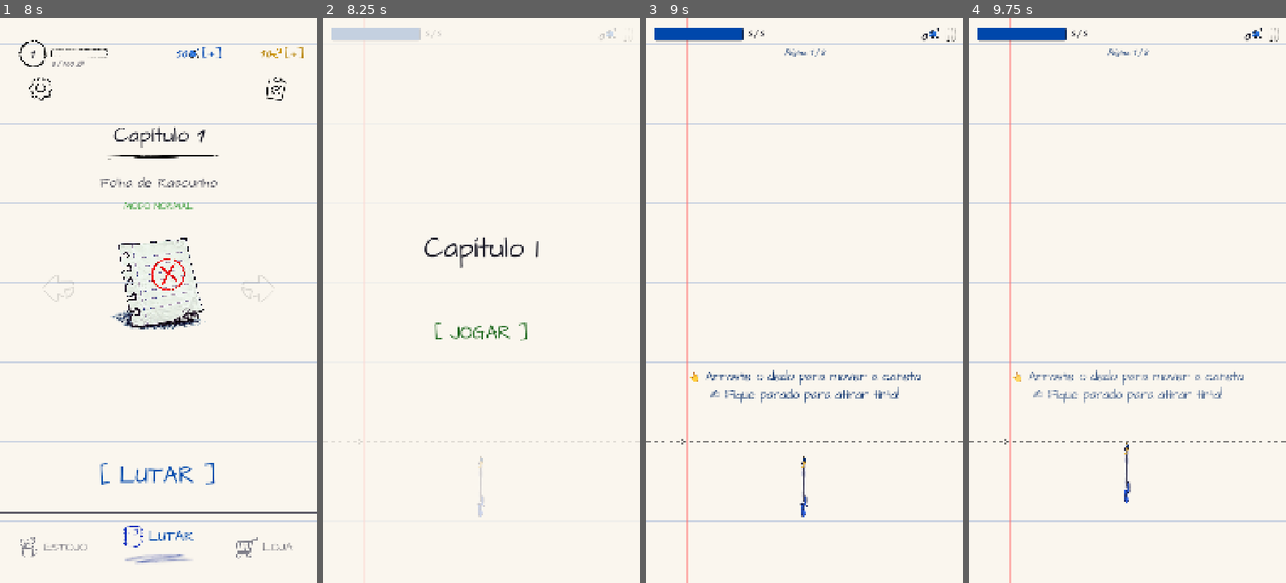
Above: before the commit, frames 1-4 (left to right).
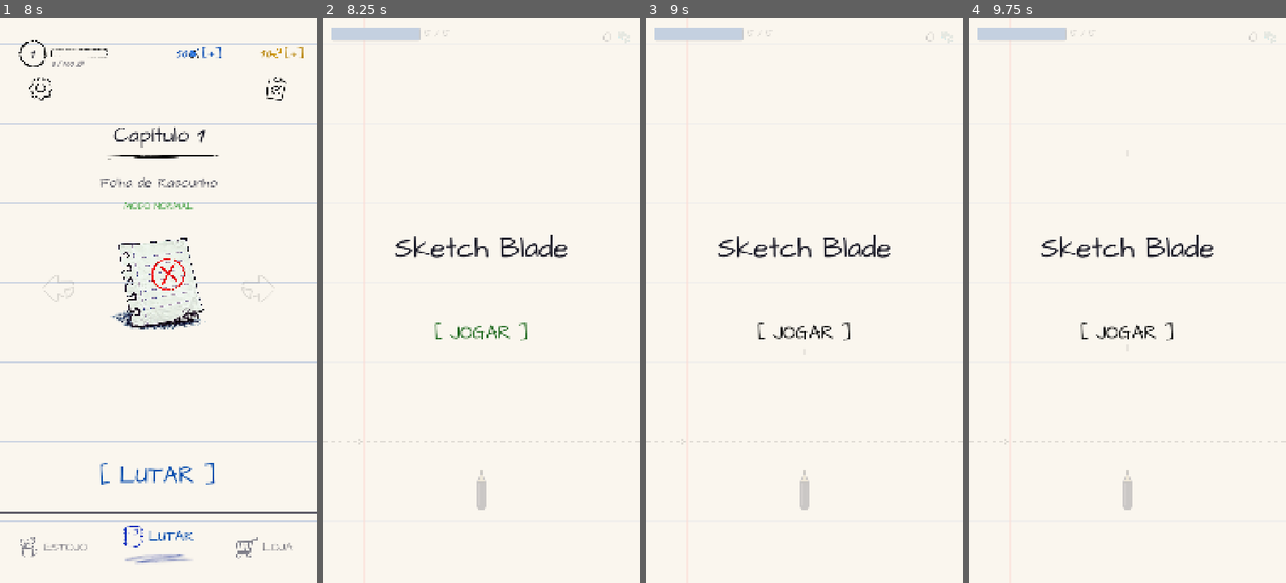
Above: after the commit, the same moments.

Repository: richardgms/sketch-blade
Game: Godot game, scene res://hub.tscn
Same seed, same stepped clock (60 frames per second), same inputs: the game is played once before the commit and once after it.
Inputs (mouse positions are in pixels of both pictures, inside the frame that each line leads up to):
- Up to frame 1 (8 s): click "[ LUTAR ]" at 0.5 s; click "[+]" at 1.25 s; click "[+]" at 2 s; click (53, 549) at 2.75 s; click (158, 549) at 3.5 s; click (263, 549) at 4.25 s; click (275, 85) at 5 s; click "[ COLETAR ]" at 5.75 s; click "[+]" at 6.5 s; click "[+]" at 7.25 s
- Up to frame 2 (8.25 s): click "[ LUTAR ]" at 8 s
- Up to frame 3 (9 s): click "[ JOGAR ]" at 8.75 s
- Up to frame 4 (9.75 s): click (1127, 334) at 9.5 s, where only the run after the commit has a clickable "[ JOGAR ]"

Frame 1 is identical in both runs. In frame 2, 1.2% of the frame differs, in the area x 22-98%, y 1-89%; in frame 3, 5.6%, in the area x 0-100%, y 0-100%; in frame 4, 5.6%.
Error after the commit: Parse Error: Identifier "dur_seg" not declared in the current scope. (res://Main.gd:869)

Commit message:
Telemetria: duracao/run passa a medir tempo ativo de combate
Antes usava relogio de parede (ticks desde o inicio da run), contando
roleta, pausa, game over aberto e app em background - dava medias de
~24min/run. Agora acumula delta em _process, que o SceneTree congela
em menus e background, entao so combate real conta. Snapshot de
retomada carrega o tempo ativo junto.

Co-Authored-By: Claude Fable 5 <noreply@anthropic.com>

Diff:
--- a/Main.gd
+++ b/Main.gd
@@ -51,8 +51,10 @@
 var boss_derrotado_partida: bool = false
 var capitulo_atual: int = 1
 
-# Telemetria: instante (ms) em que a run começou, para medir duração
-var _run_inicio_ms: int = 0
+# Telemetria: tempo ATIVO de combate da run (segundos). Acumulado em
+# _process, que o SceneTree congela durante pausa/roleta/menus e em
+# background — então menus e idle não contam na duração.
+var _tempo_ativo_seg: float = 0.0
 
 # Referência ao dicionário central do SaveManager (autoload)
 var dados_save: Dictionary
@@ -246,7 +248,7 @@
 	tinta_partida = 0
 	monstros_derrotados_partida = 0
 	boss_derrotado_partida = false
-	_run_inicio_ms = Time.get_ticks_msec()
+	_tempo_ativo_seg = 0.0
 	AdsManager.nova_run()
 	fim_de_jogo_declarado = false
 
@@ -400,6 +402,12 @@
 
 ## True enquanto há uma partida realmente em andamento (inclui menus de pausa/
 ## roleta/descanso que fazem parte da run), e False em fim de jogo ou tela inicial.
+func _process(delta: float) -> void:
+	# Telemetria: o SceneTree pausado (menus) ou app em background congela
+	# este _process, então só o combate real acumula.
+	if jogo_iniciado and _run_em_andamento():
+		_tempo_ativo_seg += delta
+
 func _run_em_andamento() -> bool:
 	if fim_de_jogo_declarado:
 		return false
@@ -423,7 +431,7 @@
 		"boss_derrotado": boss_derrotado_partida,
 		"upgrades": player.upgrades.duplicate(),
 		"revive_usado": AdsManager.revive_usado_na_run,
-		"tempo_decorrido_ms": Time.get_ticks_msec() - _run_inicio_ms,
+		"tempo_ativo_seg": _tempo_ativo_seg,
 	}
 
 ## Restaura uma run a partir do snapshot salvo. A página atual recomeça do zero,
@@ -460,7 +468,7 @@
 	AdsManager.revive_usado_na_run = bool(snap.get("revive_usado", false))
 
 	# Preserva a duração já jogada para a telemetria de baseline.
-	_run_inicio_ms = Time.get_ticks_msec() - int(snap.get("tempo_decorrido_ms", 0))
+	_tempo_ativo_seg = float(snap.get("tempo_ativo_seg", 0.0))
 	fim_de_jogo_declarado = false
 
 	_atualizar_hud()
@@ -846,12 +854,9 @@
 ## Só MEDE — não altera economia. Chamado em _processar_fim_de_jogo, depois
 ## de partidas_jogadas/tinta_coletada_total já terem sido incrementados, então
 ## as médias abaixo já incluem a run recém-terminada.
-## Nota: a duração é tempo de parede (inclui menus/pausa da run).
+## Nota: a duração é tempo ATIVO de combate (menus/pausa/background não contam).
 func _registrar_telemetria_run(tinta_final: int) -> void:
-	var dur_seg: int = 0
-	if _run_inicio_ms > 0:
-		dur_seg = int((Time.get_ticks_msec() - _run_inicio_ms) / 1000.0)
-	SaveManager.incrementar_stat("tempo_jogado_seg", dur_seg)
+	SaveManager.incrementar_stat("tempo_jogado_seg", int(_tempo_ativo_seg))
 
 	var s: Dictionary = SaveManager.dados["stats"]
 	var partidas: int = max(1, s["partidas_jogadas"])
